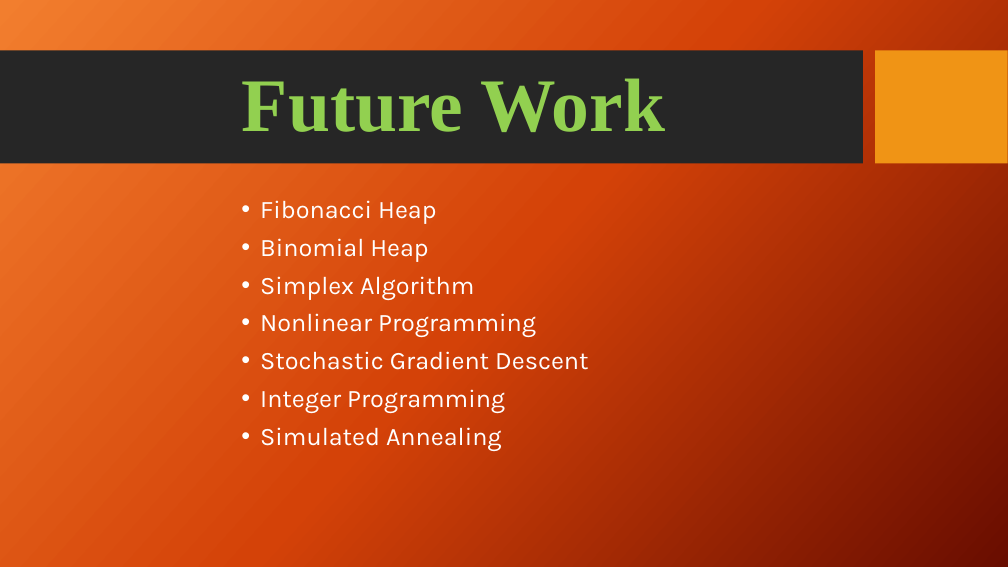
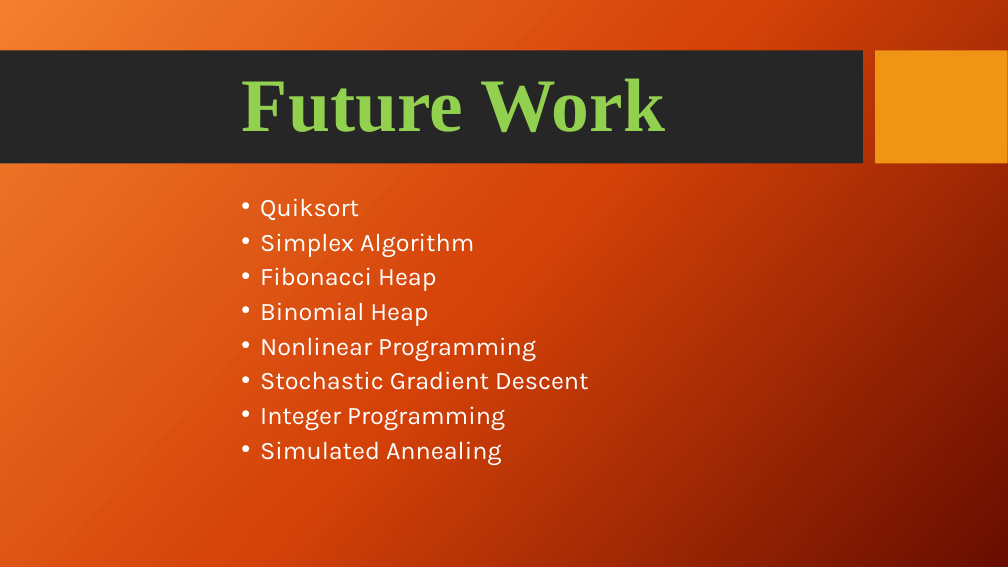
Before and after one commit to jschutkeker/AI_Cheat_Sheet, a slide deck: slide 15 of AI_Cheat_Sheet.pptx (slide 13 before the commit). Drawn at 1008x567 pixels with LibreOffice and Linux fonts; fonts in the diff are those of the drawing; background and template pictures are left out. Boxes give left, top, right and bottom in pixels: in the first picture for what was removed or moved away, otherwise in the second. Text is boxed around its words. In the diff, an @@ line names an element or a change of style, - is before the commit and + after.

```diff
--- a/AI_Cheat_Sheet.pptx
+++ b/AI_Cheat_Sheet.pptx
@@ text at (x1=260, y1=198, x2=474, y2=257): paragraphs added @@
+• Quiksort
+• Simplex Algorithm
@@ text at (x1=260, y1=267, x2=588, y2=465): line spacing 0.9 to 0.8 @@
@@ text at (x1=260, y1=276, x2=474, y2=300): paragraph removed @@
-• Simplex Algorithm
```
Also in this commit, not shown: 1 other slide changed, 3 slides added, 1 slide removed.
